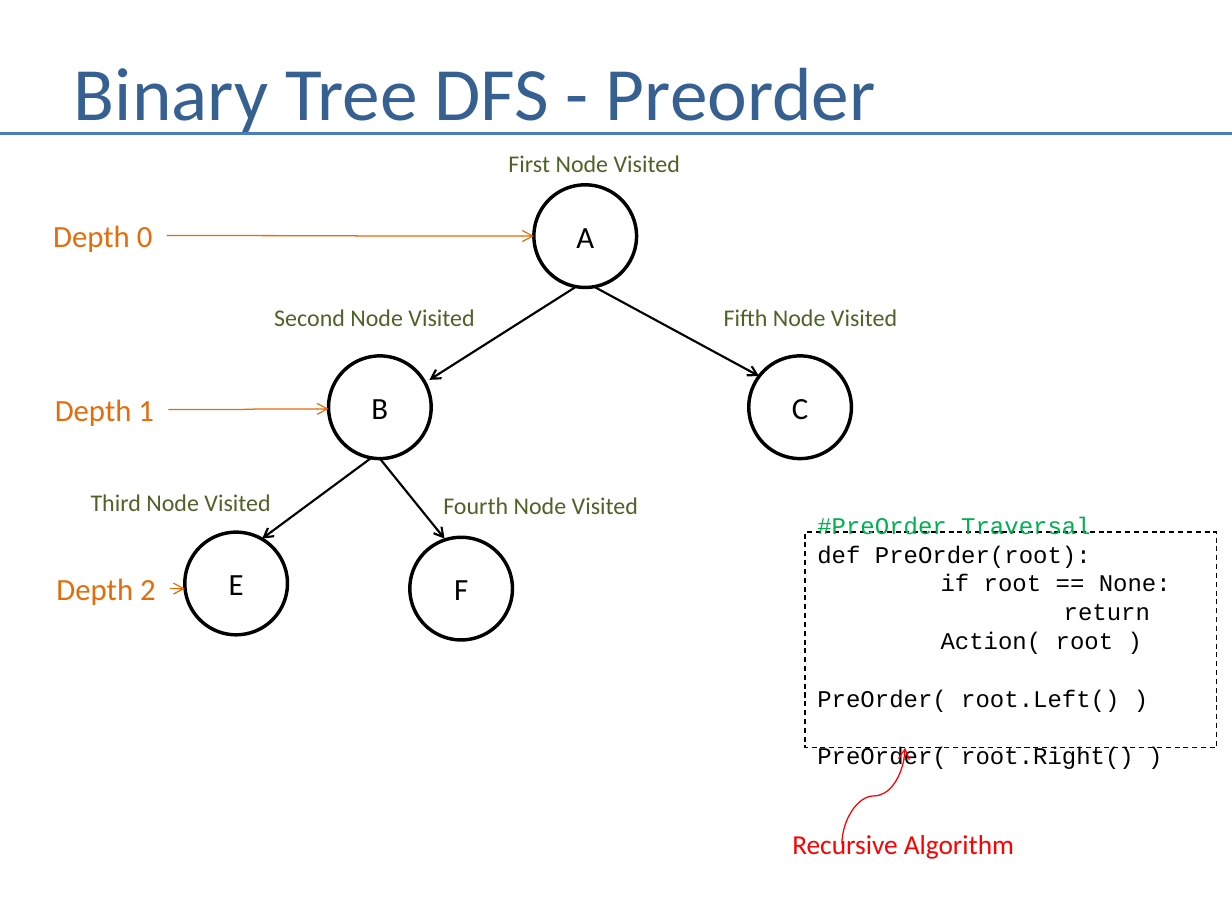
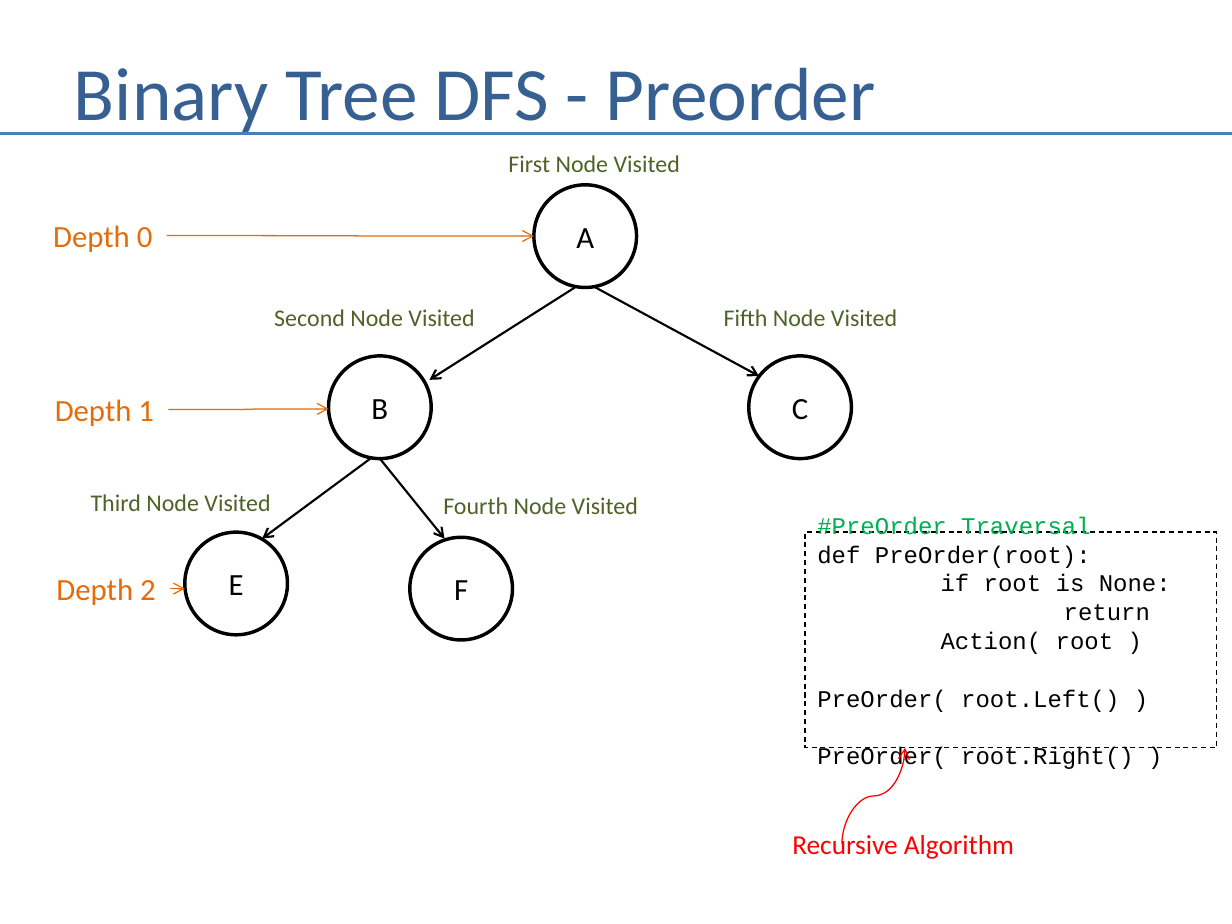
Before and after one commit to andrewferlitsch/Portland-Data-Science-Group, a slide deck: slide 12 of Presentations/AI - Graph Search.pptx. Drawn at 1232x924 pixels with LibreOffice and Linux fonts; fonts in the diff are those of the drawing. Boxes give left, top, right and bottom in pixels: in the first picture for what was removed or moved away, otherwise in the second. Text is boxed around its words. In the diff, an @@ line names an element or a change of style, - is before the commit and + after.

```diff
--- a/Presentations/AI - Graph Search.pptx
+++ b/Presentations/AI - Graph Search.pptx
@@ text in rectangle at [817,517,1171,621]: text changed @@
-#PreOrder Traversal
-def PreOrder(root):
-if root == None:
-return
+#PreOrder Traversal
+def PreOrder(root):
+if root is None:
+return
```
Also in this commit, not shown: 3 other slides changed, 1 slide removed, 1 other file.
